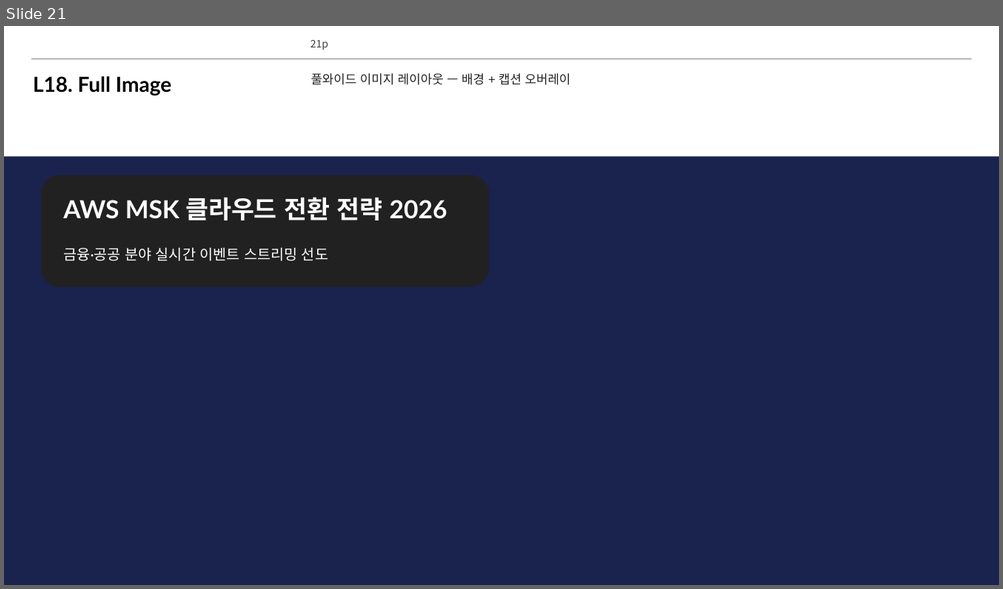
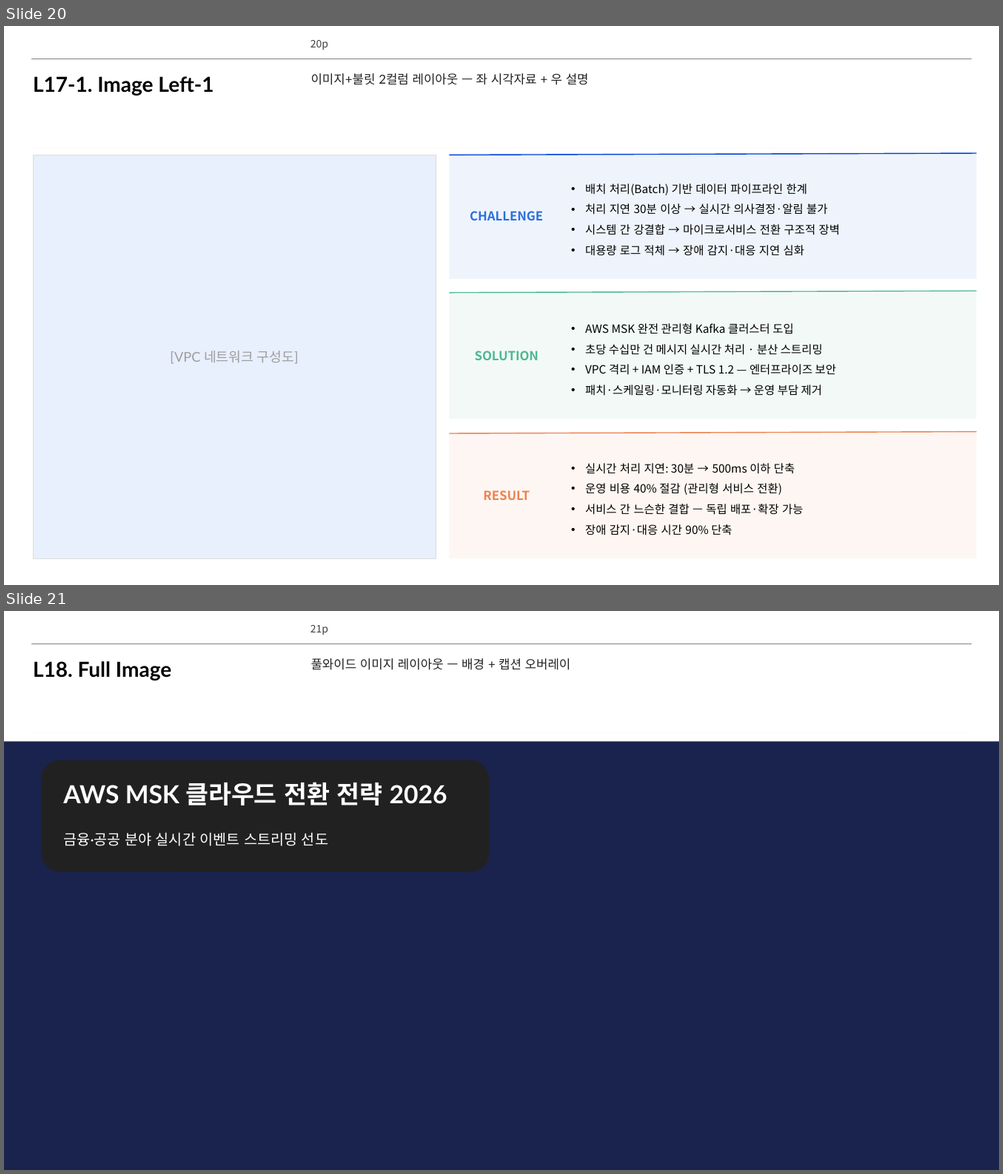
Before and after one commit to lhs6395-hslee/project-steer, a slide deck: results/pptx/AWS_MSK_Expert_Intro.pptx. Shown one above the other, each under a label of ours: slide 21 before the commit, slides 20 and 21 after it. The pictures are 1003x589 and 1003x1174 pixels, drawn with LibreOffice and Linux fonts; fonts in the diff are those of the drawing; background and template pictures are left out. Boxes give left, top, right and bottom in pixels: in the first picture for what was removed or moved away, otherwise in the second. Text is boxed around its words. In the diff, an @@ line names an element or a change of style, - is before the commit and + after.

```diff
--- a/results/pptx/AWS_MSK_Expert_Intro.pptx
+++ b/results/pptx/AWS_MSK_Expert_Intro.pptx
@@ slide 20 added at [4, 26, 999, 585], background #FFFFFF; not listed: 3 template elements that a slide beside it also shows @@
@@ text added at [33, 76, 213, 96], 20 pt, text #000000, bold @@
+L17-1. Image Left-1
@@ text added at [311, 73, 589, 85], 12 pt, text #212121 @@
+이미지+불릿 2컬럼 레이아웃 — 좌 시각자료 + 우 설명
@@ rectangle added at [33, 155, 436, 559], fill #E8EFFD, outline #DCDCDC 0.5 pt @@
@@ rectangle added at [449, 153, 977, 280], fill #2A6FDE at 7% opacity @@
@@ line added from (449, 155) to (976, 153), #0043DA 1 pt @@
@@ text added at [585, 184, 839, 256], 11 pt, text #000000 @@
+• 배치 처리(Batch) 기반 데이터 파이프라인 한계
+• 처리 지연 30분 이상 → 실시간 의사결정·알림 불가
+• 시스템 간 강결합 → 마이크로서비스 전환 구조적 장벽
+• 대용량 로그 적체 → 장애 감지·대응 지연 심화
@@ text added at [469, 211, 543, 221], 12 pt, text #2A6FDE, bold @@
+CHALLENGE
@@ line added from (449, 293) to (976, 291), #4CB88F 1 pt @@
@@ rectangle added at [449, 293, 977, 419], fill #4CB88F at 7% opacity @@
@@ text added at [585, 323, 836, 396], 11 pt, text #000000 @@
+• AWS MSK 완전 관리형 Kafka 클러스터 도입
+• 초당 수십만 건 메시지 실시간 처리 · 분산 스트리밍
+• VPC 격리 + IAM 인증 + TLS 1.2 — 엔터프라이즈 보안
+• 패치·스케일링·모니터링 자동화 → 운영 부담 제거
@@ text added at [170, 351, 299, 364], 13 pt, text #9E9E9E @@
+[VPC 네트워크 구성도]
@@ text added at [475, 351, 539, 360], 12 pt, text #4CB88F, bold @@
+SOLUTION
@@ rectangle added at [449, 432, 977, 559], fill #EE8150 at 7% opacity @@
@@ line added from (449, 434) to (976, 432), #EE8150 1 pt @@
@@ text added at [585, 463, 802, 536], 11 pt, text #000000 @@
+• 실시간 처리 지연: 30분 → 500ms 이하 단축
+• 운영 비용 40% 절감 (관리형 서비스 전환)
+• 서비스 간 느슨한 결합 — 독립 배포·확장 가능
+• 장애 감지·대응 시간 90% 단축
@@ text added at [483, 491, 529, 500], 12 pt, text #EE8150, bold @@
+RESULT
```
Also in this commit, not shown: 1 slide removed.
